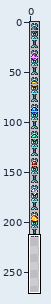
A sprite sheet gets an edit: Resources/Textures/Tiles/Crafting/Beacon.png. The first picture is a wide view before the edit; the outline marks the close-up.
Close-up. Before the edit:
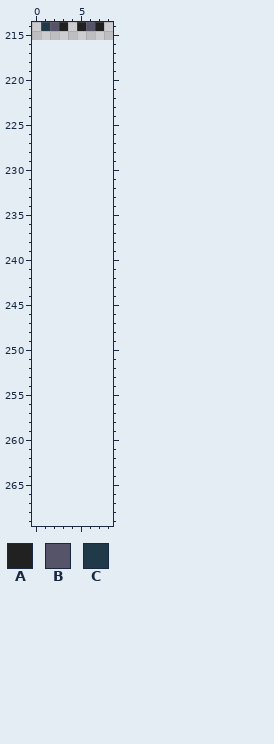
The file is 18x432 pixels, drawn in blocks of 2x2; one block is one cell here. Shown: x 0..8, y 214..269. The old version is drawn lined up with the new one, on the new canvas.
Palette (. is transparent): A #212121  B #555469  C #203a4a
Pixels before, first column x 1:
214 CBA.ABA
New version:
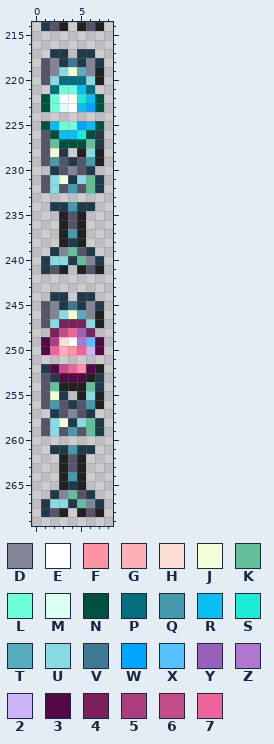
Colours new in this view: D #818596  E #ffffff  F #ff92a3  G #feb0b8  H #feddd2  J #f2ffd6  K #63bf97  L #6dffd8  M #dcffef  N #00513f  P #036e7e  Q #459aad  R #08bef4  S #1aecd6  T #57adbd  U #88dbe3  V #3e7994  W #00a5ff  X #55c2fe  Y #9662bc  Z #b077d0  2 #cbb4f7  3 #540845  4 #7d205e  5 #ac3e7e  6 #c44c88  7 #ef659a
Commit message: thorium gems for the beacon
The edit:
{"change": "canvas 9x216 -> 9x270"}
{"y":217,"x":2,"old":"..","new":"CC"}
{"y":217,"x":5,"old":"..","new":"CC"}
{"y":218,"x":1,"old":".......","new":"BDCVCDC"}
{"y":219,"x":1,"old":".......","new":"BDUJTDA"}
{"y":220,"x":1,"old":".......","new":"BUPPPUA"}
{"y":221,"x":2,"old":".....","new":"PLLRP"}
{"y":222,"x":1,"old":".......","new":"NLEESRN"}
{"y":223,"x":1,"old":".......","new":"NLMERWN"}
{"y":225,"x":1,"old":".......","new":"NRLLWRN"}
{"y":226,"x":1,"old":".......","new":"BNRRSNC"}
{"y":227,"x":1,"old":".......","new":"BKNNNKC"}
{"y":228,"x":1,"old":"...","new":"BJC"}
{"y":228,"x":5,"old":"...","new":"AUA"}
{"y":229,"x":1,"old":".......","new":"BQBCBQA"}
{"y":230,"x":2,"old":".....","new":"CBDBC"}
{"y":231,"x":1,"old":".......","new":"BUJCUKC"}
{"y":232,"x":1,"old":".......","new":"BUBQBKC"}
{"y":234,"x":2,"old":".....","new":"CCQCC"}
{"y":235,"x":3,"old":"...","new":"ABA"}
{"y":236,"x":3,"old":"...","new":"ABA"}
{"y":237,"x":3,"old":"...","new":"AQA"}
{"y":238,"x":3,"old":"...","new":"ACA"}
{"y":239,"x":2,"old":".....","new":"CDKBC"}
{"y":240,"x":1,"old":".......","new":"CUUCKDC"}
{"y":241,"x":1,"old":"...","new":"CBA"}
{"y":241,"x":5,"old":"...","new":"ABA"}
{"y":244,"x":2,"old":"..","new":"CC"}
{"y":244,"x":5,"old":"..","new":"CC"}
{"y":245,"x":1,"old":".......","new":"BDCVCDC"}
{"y":246,"x":1,"old":".......","new":"BDUJTDA"}
{"y":247,"x":1,"old":".......","new":"BU444UA"}
{"y":248,"x":2,"old":".....","new":"467Y4"}
{"y":249,"x":1,"old":".......","new":"35HEZX3"}
{"y":250,"x":1,"old":".......","new":"37GF723"}
{"y":252,"x":1,"old":".......","new":"C367F3A"}
{"y":253,"x":1,"old":".......","new":"BC333AC"}
{"y":254,"x":1,"old":".......","new":"BKAAAKC"}
{"y":255,"x":1,"old":"...","new":"BJC"}
{"y":255,"x":5,"old":"...","new":"AUA"}
{"y":256,"x":1,"old":".......","new":"BQBCBQA"}
{"y":257,"x":2,"old":".....","new":"CBDBC"}
{"y":258,"x":1,"old":".......","new":"BUJCUKC"}
{"y":259,"x":1,"old":".......","new":"BUBQBKC"}
{"y":261,"x":2,"old":".....","new":"CCQCC"}
{"y":262,"x":3,"old":"...","new":"ABA"}
{"y":263,"x":3,"old":"...","new":"ABA"}
{"y":264,"x":3,"old":"...","new":"AQA"}
{"y":265,"x":3,"old":"...","new":"ACA"}
{"y":266,"x":2,"old":".....","new":"CDKBC"}
{"y":267,"x":1,"old":".......","new":"CUUCKDC"}
{"y":268,"x":1,"old":"...","new":"CBA"}
{"y":268,"x":5,"old":"...","new":"ABA"}
{"label":"added","picture_box":[41,49,104,517]}
